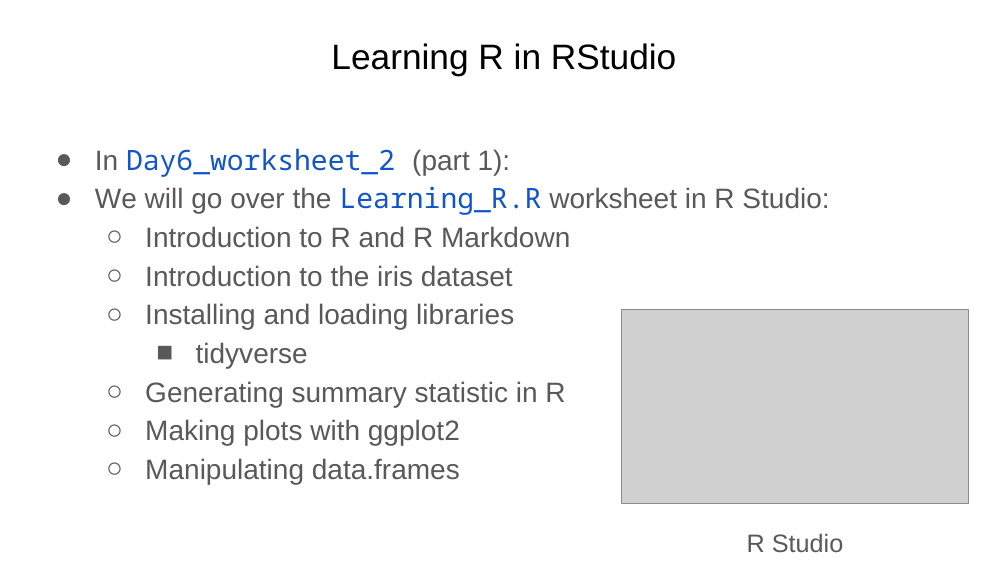
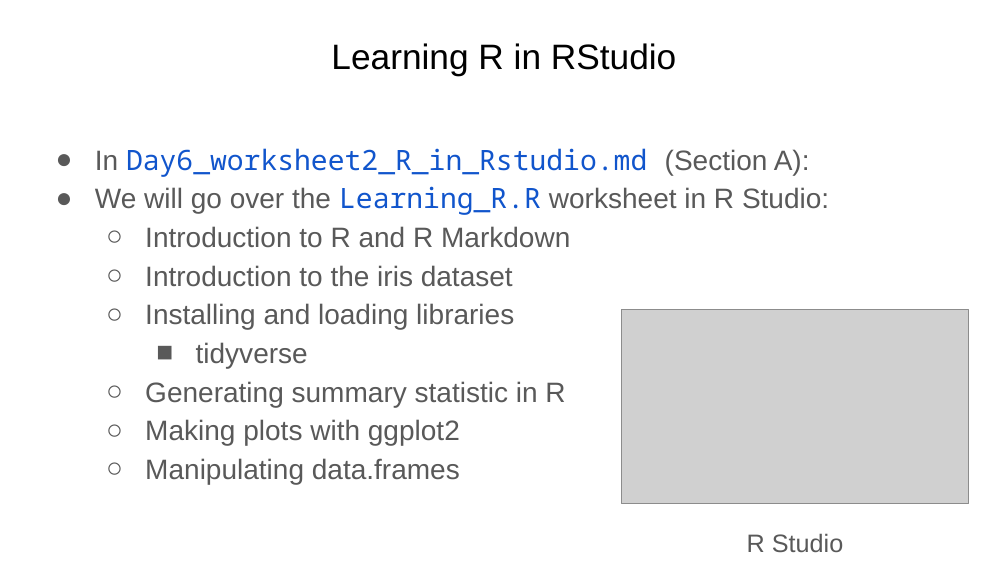
Before and after one commit to Dowell-Lab/srworkshop, a slide deck: slide 8 of day06/slides/Day6_slides.pptx. Drawn at 1008x567 pixels with LibreOffice and Linux fonts; fonts in the diff are those of the drawing; grey boxes stand for pictures. Boxes give left, top, right and bottom in pixels: in the first picture for what was removed or moved away, otherwise in the second. Text is boxed around its words. In the diff, an @@ line names an element or a change of style, - is before the commit and + after.

```diff
--- a/day06/slides/Day6_slides.pptx
+++ b/day06/slides/Day6_slides.pptx
@@ text at <box>95,148,810,177</box>: text changed @@
-● In Day6_worksheet_2 (part 1):
+● In Day6_worksheet2_R_in_Rstudio.md (Section A):
```
Also in this commit, not shown: 4 other slides changed, 1 other file.
